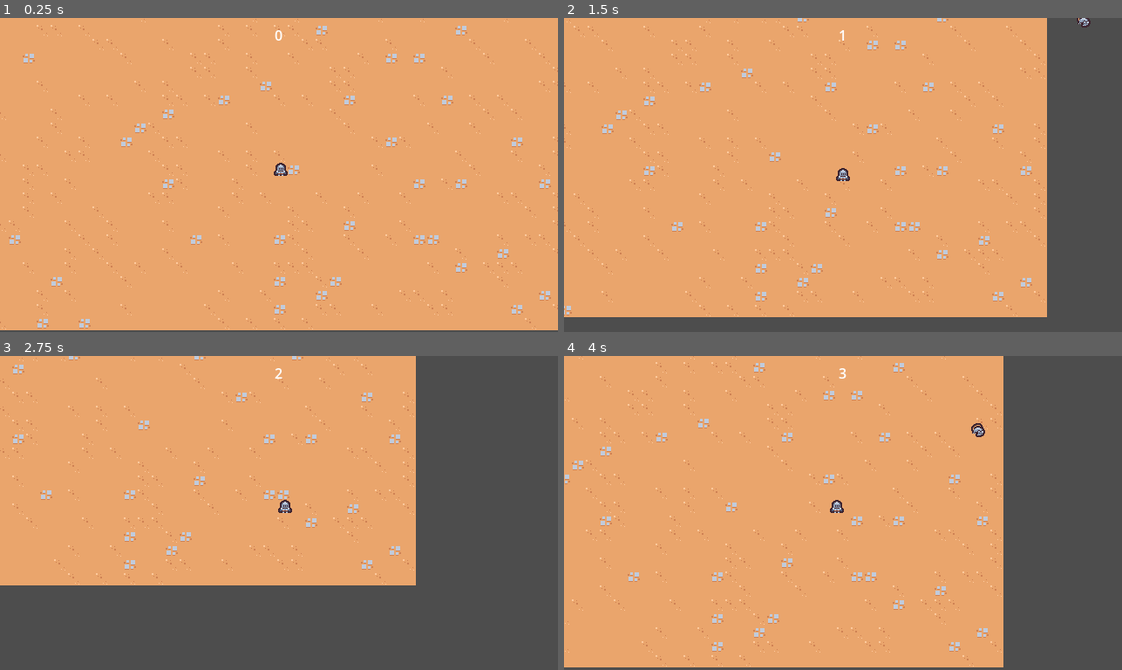
Above: before the commit, frames 1-4 (two rows, left to right).
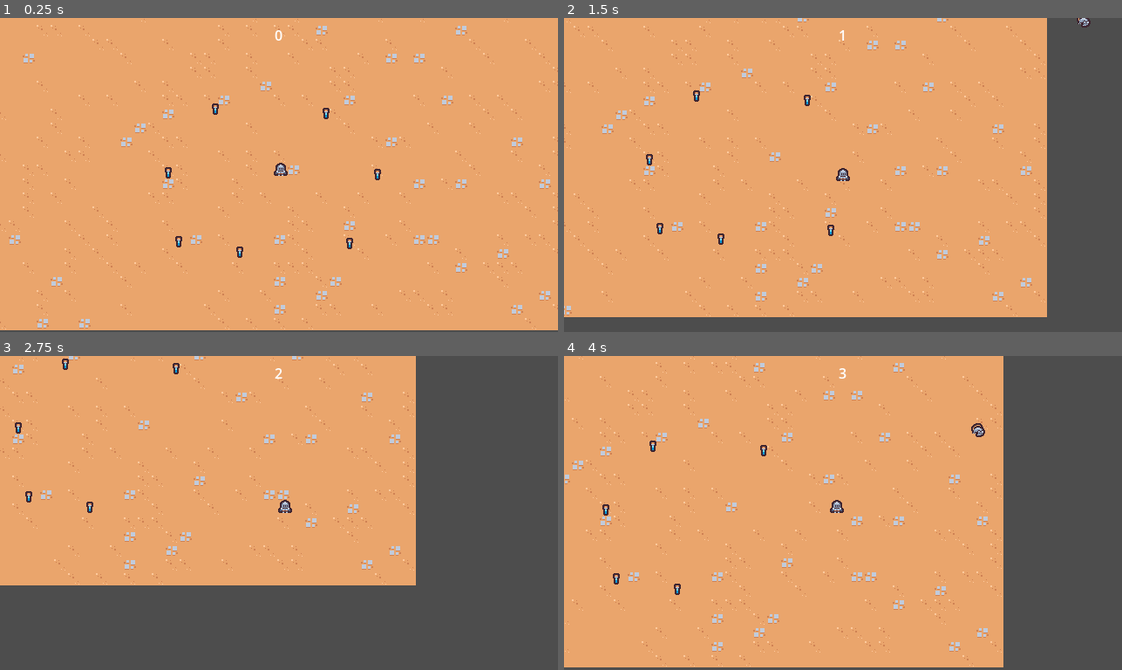
Above: after the commit, the same moments.

Repository: SugarF0x/2D-survivor-course
Game: Godot game, scene res://scenes/main/main.tscn
Same seed, same stepped clock (60 frames per second), same inputs: the game is played once before the commit and once after it.
Inputs:
- Up to frame 1 (0.25 s): no input
- Up to frame 2 (1.5 s): hold D (move_right) 0.53-1.28 s; hold S (move_down) from 1.28 s (still down)
- Up to frame 3 (2.75 s): release S (move_down) at 2.03 s; hold D (move_right) from 2.03 s (still down)
- Up to frame 4 (4 s): release D (move_right) at 2.78 s; hold W (move_up) 2.78-3.53 s; hold A (move_left) from 3.53 s (still down)

The runs differ from the first frame. In frame 1, 0.2% of the frame differs, in the area x 29-69%, y 27-77%; in frame 2, 0.2%; in frame 3, 0.2%; in frame 4, 0.2%.

Commit message:
add experience vial

Diff:
--- a/project.godot
+++ b/project.godot
@@ -23,6 +23,7 @@
 
 window/size/viewport_width=640
 window/size/viewport_height=360
+window/size/mode=2
 window/stretch/mode="viewport"
 
 [input]
@@ -58,6 +59,7 @@
 2d_physics/layer_2="player"
 2d_physics/layer_3="enemy"
 2d_physics/layer_4="enemy_collision"
+2d_physics/layer_5="player_pickup"
 
 [rendering]
 
--- a/scenes/game_camera/game_camera.tscn
+++ /dev/null
@@ -1,6 +0,0 @@
-[gd_scene load_steps=2 format=3 uid="uid://r4oaxkwc0e3p"]
-
-[ext_resource type="Script" path="res://scenes/game_camera/game_camera.gd" id="1_0yivs"]
-
-[node name="GameCamera" type="Camera2D"]
-script = ExtResource("1_0yivs")
--- a/scenes/basic_enemy/basic_enemy.tscn
+++ b/scenes/game_object/basic_enemy/basic_enemy.tscn
@@ -1,7 +1,7 @@
-[gd_scene load_steps=5 format=3 uid="uid://kgnidygil6s1"]
+[gd_scene load_steps=5 format=3]
 
-[ext_resource type="Script" path="res://scenes/basic_enemy/basic_enemy.gd" id="1_tw24d"]
-[ext_resource type="Texture2D" uid="uid://b2pnburqp4nhb" path="res://scenes/basic_enemy/basic_enemy.png" id="2_b1arm"]
+[ext_resource type="Script" path="res://scenes/game_object/basic_enemy/basic_enemy.gd" id="1_tw24d"]
+[ext_resource type="Texture2D" uid="uid://b2pnburqp4nhb" path="res://scenes/game_object/basic_enemy/basic_enemy.png" id="2_b1arm"]
 
 [sub_resource type="CircleShape2D" id="CircleShape2D_f8yml"]
 radius = 12.0
--- /dev/null
+++ b/scenes/game_object/experience_vial/experience_vial.gd
@@ -0,0 +1,8 @@
+extends Node2D
+
+
+func _ready():
+	$Area2D.area_entered.connect(on_area_entered)
+
+func on_area_entered(other_area: Area2D):
+	queue_free()
--- /dev/null
+++ b/scenes/game_object/experience_vial/experience_vial.tscn
@@ -0,0 +1,20 @@
+[gd_scene load_steps=4 format=3 uid="uid://6jv7rvt0fqa5"]
+
+[ext_resource type="Script" path="res://scenes/game_object/experience_vial/experience_vial.gd" id="1_31dn7"]
+[ext_resource type="Texture2D" uid="uid://b58pd6itrerbo" path="res://scenes/game_object/experience_vial/experience_vial.png" id="2_mqloy"]
+
+[sub_resource type="CircleShape2D" id="CircleShape2D_xwg43"]
+radius = 16.0
+
+[node name="ExperienceVial" type="Node2D"]
+script = ExtResource("1_31dn7")
+
+[node name="Area2D" type="Area2D" parent="."]
+collision_layer = 0
+collision_mask = 16
+
+[node name="CollisionShape2D" type="CollisionShape2D" parent="Area2D"]
+shape = SubResource("CircleShape2D_xwg43")
+
+[node name="Sprite2D" type="Sprite2D" parent="."]
+texture = ExtResource("2_mqloy")
--- /dev/null
+++ b/scenes/game_object/game_camera/game_camera.tscn
@@ -0,0 +1,6 @@
+[gd_scene load_steps=2 format=3]
+
+[ext_resource type="Script" path="res://scenes/game_object/game_camera/game_camera.gd" id="1_0yivs"]
+
+[node name="GameCamera" type="Camera2D"]
+script = ExtResource("1_0yivs")
--- a/scenes/player/player.tscn
+++ b/scenes/game_object/player/player.tscn
@@ -1,8 +1,11 @@
-[gd_scene load_steps=5 format=3 uid="uid://dei4tj3rh8o4t"]
+[gd_scene load_steps=6 format=3 uid="uid://dctuvs2iige5u"]
 
-[ext_resource type="Texture2D" uid="uid://bsouiyk8ngs1k" path="res://scenes/player/player.png" id="1_80v7p"]
-[ext_resource type="Script" path="res://scenes/player/player.gd" id="1_bcfxh"]
+[ext_resource type="Texture2D" uid="uid://bsouiyk8ngs1k" path="res://scenes/game_object/player/player.png" id="1_80v7p"]
+[ext_resource type="Script" path="res://scenes/game_object/player/player.gd" id="1_bcfxh"]
 [ext_resource type="PackedScene" uid="uid://qp1lj1qr5ys5" path="res://scenes/ability/sword_ability_controller/sword_ability_controller.tscn" id="2_flk71"]
+
+[sub_resource type="CircleShape2D" id="CircleShape2D_be53i"]
+radius = 32.0
 
 [sub_resource type="CircleShape2D" id="CircleShape2D_2n4us"]
 radius = 5.0
@@ -16,6 +19,14 @@
 
 [node name="SwordAbilityController" parent="AbilityManager" instance=ExtResource("2_flk71")]
 
+[node name="Area2D" type="Area2D" parent="."]
+collision_layer = 16
+collision_mask = 0
+
+[node name="CollisionShape2D" type="CollisionShape2D" parent="Area2D"]
+position = Vector2(2.08165e-12, -5)
+shape = SubResource("CircleShape2D_be53i")
+
 [node name="Sprite2D" type="Sprite2D" parent="."]
 texture = ExtResource("1_80v7p")
 offset = Vector2(2.08165e-12, -8)
--- a/scenes/main/main.tscn
+++ b/scenes/main/main.tscn
@@ -1,11 +1,12 @@
-[gd_scene load_steps=7 format=3 uid="uid://b7u1d2oomn6xo"]
+[gd_scene load_steps=8 format=3 uid="uid://bba0iyvsxsqtu"]
 
 [ext_resource type="TileSet" uid="uid://mggajm5jt6xg" path="res://resources/tileset.tres" id="1_1ne6t"]
-[ext_resource type="PackedScene" uid="uid://dei4tj3rh8o4t" path="res://scenes/player/player.tscn" id="1_28pwl"]
-[ext_resource type="PackedScene" uid="uid://r4oaxkwc0e3p" path="res://scenes/game_camera/game_camera.tscn" id="1_cptub"]
+[ext_resource type="PackedScene" uid="uid://dctuvs2iige5u" path="res://scenes/game_object/player/player.tscn" id="1_28pwl"]
+[ext_resource type="PackedScene" path="res://scenes/game_object/game_camera/game_camera.tscn" id="1_cptub"]
 [ext_resource type="PackedScene" uid="uid://hnnwtcy15t0i" path="res://scenes/ui/arena_time_ui.tscn" id="1_hbyow"]
 [ext_resource type="PackedScene" uid="uid://ddh3ltalua20e" path="res://scenes/manager/arena_time_manager.tscn" id="2_xtjgs"]
-[ext_resource type="PackedScene" uid="uid://jsmhqhhyi5" path="res://scenes/manager/enemy_manager.tscn" id="4_7an0q"]
+[ext_resource type="PackedScene" path="res://scenes/manager/enemy_manager.tscn" id="4_7an0q"]
+[ext_resource type="PackedScene" uid="uid://6jv7rvt0fqa5" path="res://scenes/game_object/experience_vial/experience_vial.tscn" id="7_hjfse"]
 
 [node name="Main" type="Node"]
 
@@ -25,3 +26,24 @@
 position = Vector2(329, 191)
 
 [node name="EnemyManager" parent="." instance=ExtResource("4_7an0q")]
+
+[node name="ExperienceVial" parent="." instance=ExtResource("7_hjfse")]
+position = Vector2(200, 187)
+
+[node name="ExperienceVial2" parent="." instance=ExtResource("7_hjfse")]
+position = Vector2(254, 114)
+
+[node name="ExperienceVial3" parent="." instance=ExtResource("7_hjfse")]
+position = Vector2(381, 119)
+
+[node name="ExperienceVial4" parent="." instance=ExtResource("7_hjfse")]
+position = Vector2(440, 189)
+
+[node name="ExperienceVial5" parent="." instance=ExtResource("7_hjfse")]
+position = Vector2(408, 268)
+
+[node name="ExperienceVial6" parent="." instance=ExtResource("7_hjfse")]
+position = Vector2(282, 278)
+
+[node name="ExperienceVial7" parent="." instance=ExtResource("7_hjfse")]
+position = Vector2(212, 266)
--- a/scenes/manager/enemy_manager.tscn
+++ b/scenes/manager/enemy_manager.tscn
@@ -1,7 +1,7 @@
-[gd_scene load_steps=3 format=3 uid="uid://jsmhqhhyi5"]
+[gd_scene load_steps=3 format=3]
 
 [ext_resource type="Script" path="res://scenes/manager/enemy_manager.gd" id="1_f0de2"]
-[ext_resource type="PackedScene" uid="uid://kgnidygil6s1" path="res://scenes/basic_enemy/basic_enemy.tscn" id="2_1erlr"]
+[ext_resource type="PackedScene" path="res://scenes/game_object/basic_enemy/basic_enemy.tscn" id="2_1erlr"]
 
 [node name="EnemyManager" type="Node"]
 script = ExtResource("1_f0de2")
--- a/scenes/ui/arena_time_ui.tscn
+++ b/scenes/ui/arena_time_ui.tscn
@@ -19,4 +19,4 @@
 layout_mode = 2
 size_flags_horizontal = 4
 size_flags_vertical = 0
-text = "test"
+text = "0"
Renamed: scenes/basic_enemy/basic_enemy.gd -> scenes/game_object/basic_enemy/basic_enemy.gd
Renamed: scenes/basic_enemy/basic_enemy.png -> scenes/game_object/basic_enemy/basic_enemy.png
Not shown, changed: scenes/game_object/basic_enemy/basic_enemy.png.import
Binary file added: scenes/game_object/experience_vial/experience_vial.png
Not shown, changed: scenes/game_object/experience_vial/experience_vial.png.import
Renamed: scenes/game_camera/game_camera.gd -> scenes/game_object/game_camera/game_camera.gd
Renamed: scenes/player/player.gd -> scenes/game_object/player/player.gd
Renamed: scenes/player/player.png -> scenes/game_object/player/player.png
Not shown, added: scenes/game_object/player/player.png.import
